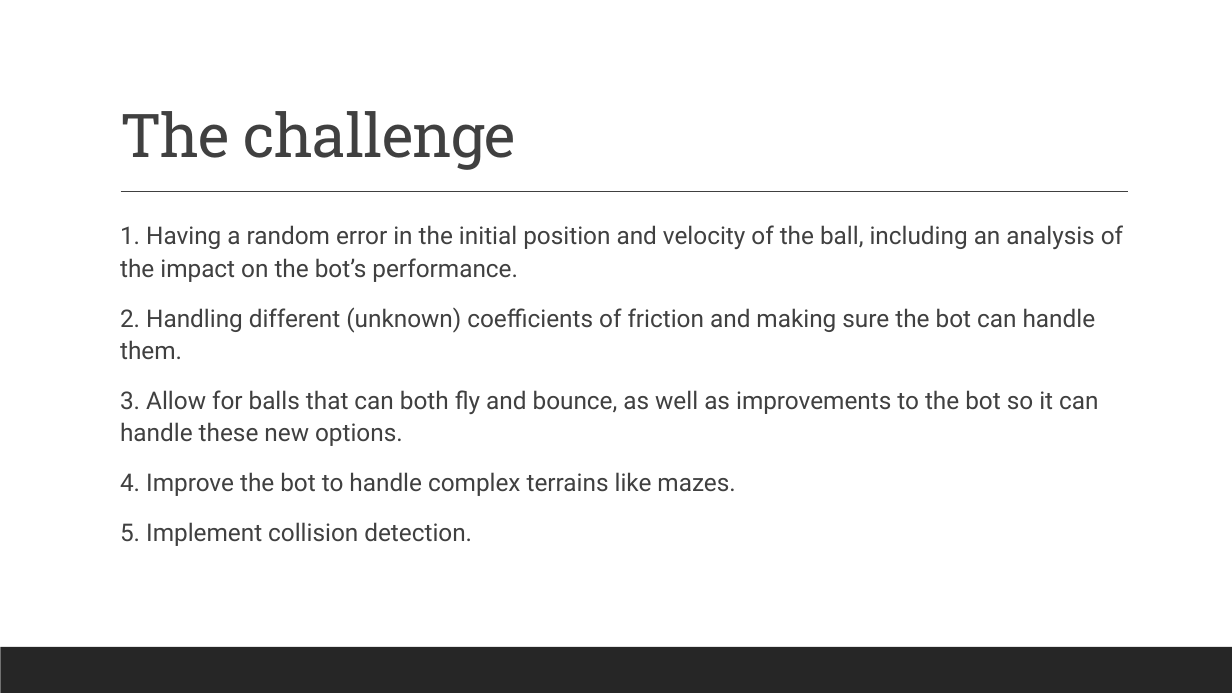
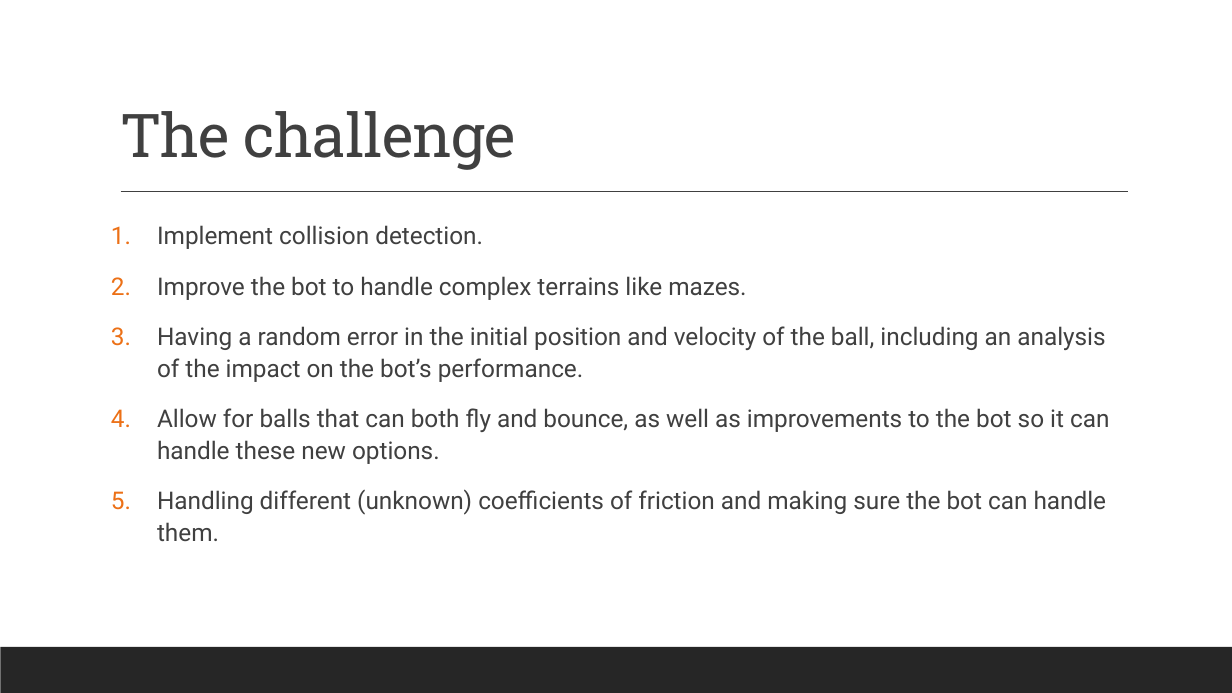
Before and after one commit to renesteeman/Project1-2_Group4, a slide deck: slide 2 of 04-PresentationThirdPhase.pptx. Drawn at 1232x693 pixels with LibreOffice and Linux fonts; fonts in the diff are those of the drawing. Boxes give left, top, right and bottom in pixels: in the first picture for what was removed or moved away, otherwise in the second. Text is boxed around its words. In the diff, an @@ line names an element or a change of style, - is before the commit and + after.

```diff
--- a/04-PresentationThirdPhase.pptx
+++ b/04-PresentationThirdPhase.pptx
@@ text at <box>157,225,1109,541</box>: text changed @@
-  1. Having a random error in the initial position and velocity of the ball, including an analysis of the impact on the bot’s performance.
-  2. Handling different (unknown) coefficients of friction and making sure the bot can handle them.
-  3. Allow for balls that can both fly and bounce, as well as improvements to the bot so it can handle these new options.
-  4. Improve the bot to handle complex terrains like mazes.
-  5. Implement collision detection.
+1. Implement collision detection.
+2. Improve the bot to handle complex terrains like mazes.
+3. Having a random error in the initial position and velocity of the ball, including an analysis of the impact on the bot’s performance.
+4. Allow for balls that can both fly and bounce, as well as improvements to the bot so it can handle these new options.
+5. Handling different (unknown) coefficients of friction and making sure the bot can handle them.
```
Also in this commit, not shown: 2 other slides changed, 1 slide added.
